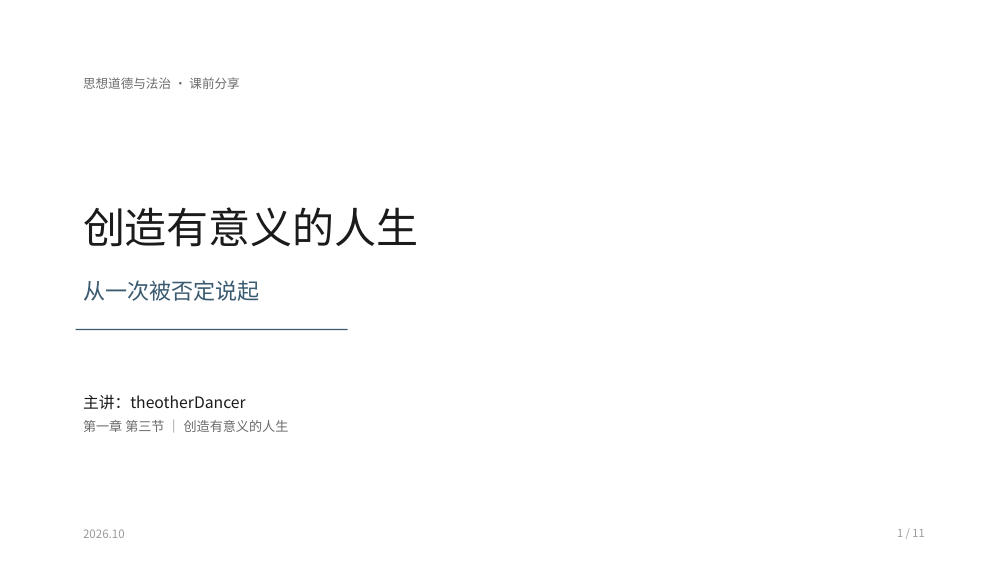
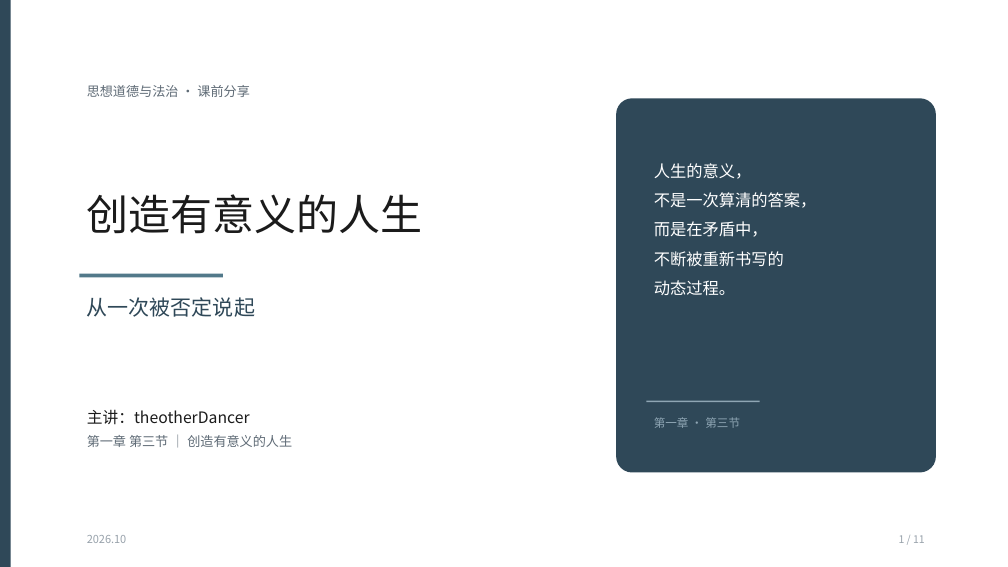
Before and after one commit to theotherDancer/theotherDancer.github.io, a slide deck: slide 1 of files/creating-a-meaningful-life.pptx. Drawn at 1008x567 pixels with LibreOffice and Linux fonts; fonts in the diff are those of the drawing. Boxes give left, top, right and bottom in pixels: in the first picture for what was removed or moved away, otherwise in the second. Text is boxed around its words. In the diff, an @@ line names an element or a change of style, - is before the commit and + after.

```diff
--- a/files/creating-a-meaningful-life.pptx
+++ b/files/creating-a-meaningful-life.pptx
@@ rectangle added at [0, 0, 11, 567], fill #2F4858 @@
@@ text "思想道德与法治 · 课前分享": place and size @@
-text "思想道德与法治 · 课前分享" at [83, 77, 239, 89]
+text "思想道德与法治 · 课前分享" at [87, 85, 249, 97]
@@ text "思想道德与法治 · 课前分享" at [87, 85, 249, 97]: size 12 to 12.5 pt, text colour #6B6B6B to #5F6B76 @@
@@ rounded rectangle added at [616, 98, 936, 473], fill #2F4858 @@
@@ text added at [654, 163, 817, 296], 15.5 pt, text #FFFFFF @@
+人生的意义，
+不是一次算清的答案，
+而是在矛盾中，
+不断被重新书写的
+动态过程。
@@ text "创造有意义的人生": place and size @@
-text "创造有意义的人生" at [83, 207, 419, 247]
+text "创造有意义的人生" at [87, 194, 423, 234]
@@ text "从一次被否定说起": place and size @@
-text "从一次被否定说起" at [83, 280, 259, 301]
+text "从一次被否定说起" at [87, 297, 255, 317]
@@ text "从一次被否定说起" at [87, 297, 255, 317]: size 21 to 20 pt, text colour #3A5A70 to #2F4858 @@
@@ rectangle added at [79, 274, 223, 278], fill #52798A @@
@@ rectangle removed at [76, 329, 348, 330] @@
@@ text "主讲：theotherDancer": place and size @@
-text "主讲：theotherDancer" at [83, 395, 289, 432]
+text "主讲：theotherDancer" at [87, 409, 292, 447]
@@ rectangle added at [647, 401, 760, 402], fill #8FA6B4 @@
@@ text added at [654, 417, 740, 428], 11 pt, text #8FA6B4 @@
+第一章 · 第三节
@@ text at [87, 435, 292, 447]: text colour #6B6B6B to #5F6B76 in "第一章 第三节 ｜ 创造有意义的人生" @@
@@ text "2026.10" at [87, 535, 127, 543]: size 11 to 10.5 pt, text colour #9A9A9A to #98A2AB @@
@@ text "1 / 11" at [899, 535, 925, 543]: size 10.5 to 10 pt, text colour #9A9A9A to #98A2AB @@
```
Also in this commit, not shown: 10 other slides changed, 11 other files.
